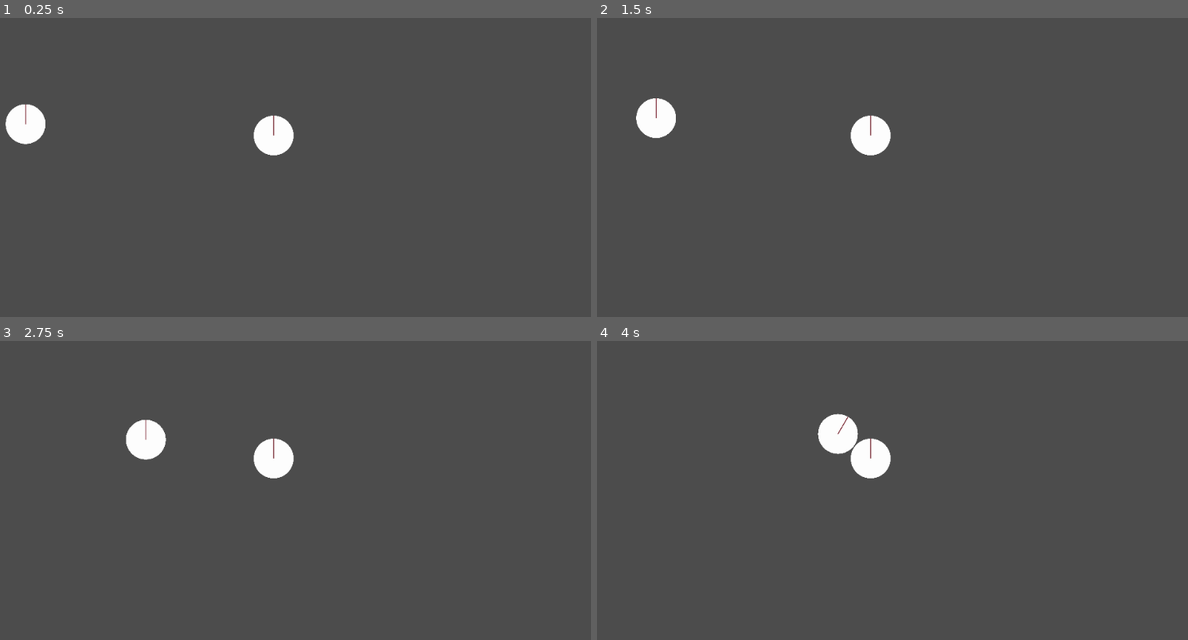
Above: before the commit, frames 1-4 (two rows, left to right).
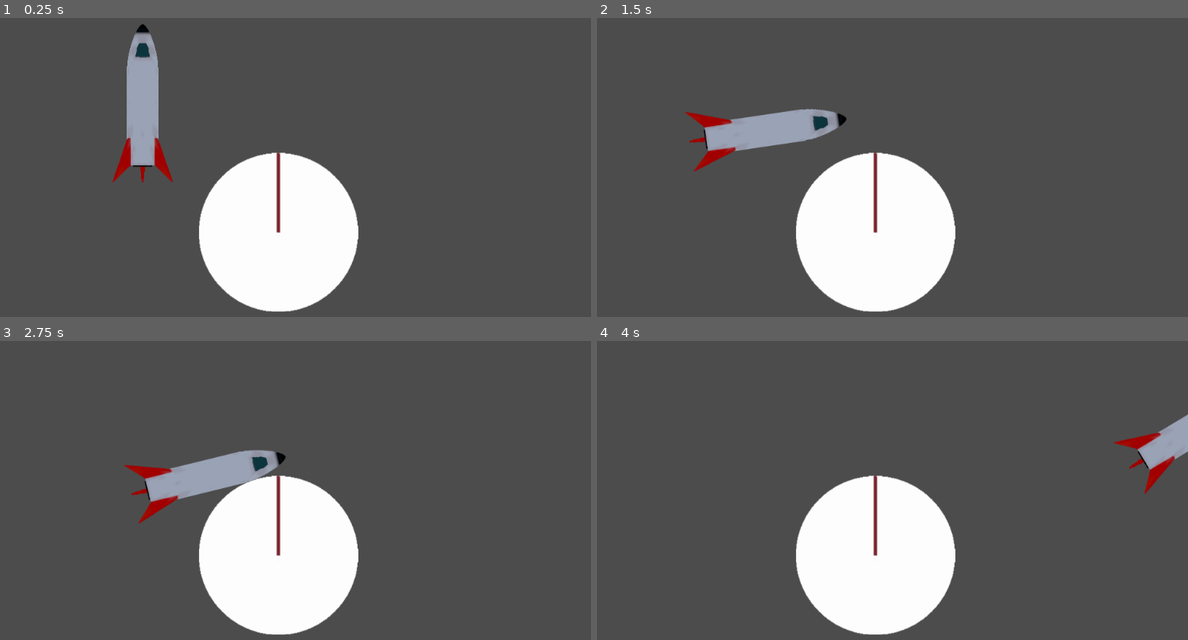
Above: after the commit, the same moments.

Repository: RunningRagdoll/gravity
Game: Godot game, scene res://Scenes/Main.tscn
The game is run twice, just before and just after one commit, with the same random seed, the same clock (stepped at 60 frames per second) and the same inputs.
Inputs:
- Up to frame 1 (0.25 s): no input
- Up to frame 2 (1.5 s): hold Right (ui_right) 0.53-1.28 s; hold Left (ui_left) from 1.28 s (still down)
- Up to frame 3 (2.75 s): release Left (ui_left) at 2.03 s; hold Right (ui_right) from 2.03 s (still down)
- Up to frame 4 (4 s): release Right (ui_right) at 2.78 s; hold Up (ui_up) 2.78-3.53 s; hold Left (ui_left) from 3.53 s (still down)

The runs differ from the first frame. In frame 1, 15% of the frame differs, in the area x 0-61%, y 1-99%; in frame 2, 15%, in the area x 6-61%, y 26-99%; in frame 3, 15%; in frame 4, 14%.

Commit message:
Added a spaceship with a controller.

Diff:
--- a/Models/CelestialBody/Celestial_Body.gd
+++ b/Models/CelestialBody/Celestial_Body.gd
@@ -1,11 +1,8 @@
-tool
 extends KinematicBody2D
 
 func _ready():
 	pass
-func _physics_process(delta):
-	if Engine.editor_hint:
-		return
+
 
 # Called every frame. 'delta' is the elapsed time since the previous frame.
 #func _process(delta):
--- a/Models/CelestialBody/Celestial_Body.tscn
+++ b/Models/CelestialBody/Celestial_Body.tscn
@@ -5,23 +5,25 @@
 [ext_resource path="res://Models/CelestialBody/Celestial_Body.gd" type="Script" id=3]
 
 [sub_resource type="CircleShape2D" id=1]
+radius = 128.102
 
 [sub_resource type="CircleShape2D" id=2]
-radius = 602.881
+radius = 2124.8
 
 [node name="Celestial Body" type="KinematicBody2D"]
 script = ExtResource( 3 )
 
 [node name="Sprite" type="Sprite" parent="."]
-scale = Vector2( 0.25, 0.25 )
 texture = ExtResource( 1 )
 
 [node name="Body" type="CollisionShape2D" parent="."]
-scale = Vector2( 3.2, 3.2 )
 shape = SubResource( 1 )
 
 [node name="Gravity Field" type="Area2D" parent="."]
+linear_damp = 0.0
+angular_damp = 0.0
 script = ExtResource( 2 )
 
 [node name="Field" type="CollisionShape2D" parent="Gravity Field"]
+modulate = Color( 1, 1, 1, 0.266667 )
 shape = SubResource( 2 )
--- /dev/null
+++ b/Player/Player.gd
@@ -0,0 +1,25 @@
+extends RigidBody2D
+
+export(int) var engine_thrust
+export(int) var jaw_thrust
+
+var thrust = Vector2()
+var rotation_direction = 0
+
+func get_input():
+	if Input.is_action_pressed("ui_up"):
+		thrust = Vector2(engine_thrust, 0)
+	else:
+		thrust = Vector2()
+	rotation_direction = 0
+	if Input.is_action_pressed("ui_right"):
+		rotation_direction += 1
+	if Input.is_action_pressed("ui_left"):
+		rotation_direction -= 1
+
+func _process(delta):
+	get_input()
+
+func _physics_process(delta):
+	set_applied_force(thrust.rotated(rotation))
+	set_applied_torque(rotation_direction * jaw_thrust)
--- /dev/null
+++ b/Player/Player.tscn
@@ -0,0 +1,29 @@
+[gd_scene load_steps=6 format=2]
+
+[ext_resource path="res://Player/Spaceship_Normal_back_leg.png" type="Texture" id=1]
+[ext_resource path="res://Player/Spaceship_Diffuse_front.png" type="Texture" id=2]
+[ext_resource path="res://Player/Player.gd" type="Script" id=3]
+[ext_resource path="res://Player/Spaceship_Normal_front.png" type="Texture" id=4]
+[ext_resource path="res://Player/Spaceship_Diffuse_back_leg.png" type="Texture" id=5]
+
+[node name="Player" type="RigidBody2D"]
+angular_damp = 6.0
+script = ExtResource( 3 )
+engine_thrust = 1000
+jaw_thrust = 50000
+
+[node name="Ship front" type="Sprite" parent="."]
+rotation = 1.5708
+z_index = 1
+texture = ExtResource( 2 )
+normal_map = ExtResource( 4 )
+
+[node name="CollisionPolygon2D" type="CollisionPolygon2D" parent="."]
+rotation = 1.5708
+polygon = PoolVector2Array( -47.6729, 126.726, -24.9022, 56.5849, -25.9722, -59.8472, -21.7314, -85.0322, -16.051, -103.876, -6.59019, -122.588, -0.168869, -127.344, 6.72812, -122.588, 16, -104, 22.2135, -84.6822, 25.5971, -60.1455, 25.7373, 56.8425, 48.0172, 127.295, 21.9629, 101.682, -21.0075, 101.795 )
+
+[node name="Ship back leg" type="Sprite" parent="."]
+rotation = 1.5708
+z_index = -1
+texture = ExtResource( 5 )
+normal_map = ExtResource( 1 )
--- a/Scenes/Main.tscn
+++ b/Scenes/Main.tscn
@@ -1,26 +1,15 @@
-[gd_scene load_steps=4 format=2]
+[gd_scene load_steps=3 format=2]
 
-[ext_resource path="res://Models/Planet_Debug_256x256.png" type="Texture" id=2]
+[ext_resource path="res://Player/Player.tscn" type="PackedScene" id=1]
 [ext_resource path="res://Models/Orbit/Orbit.tscn" type="PackedScene" id=3]
-
-[sub_resource type="CircleShape2D" id=1]
-radius = 34.0151
 
 [node name="Main" type="Node2D"]
 pause_mode = 2
 
-[node name="RigidBody2D" type="RigidBody2D" parent="."]
-position = Vector2( 114, 290 )
-can_sleep = false
-linear_velocity = Vector2( 0, -10 )
+[node name="Orbit" parent="." instance=ExtResource( 3 )]
+position = Vector2( 521.753, 462.481 )
+radius = 0.0
 
-[node name="CollisionShape2D" type="CollisionShape2D" parent="RigidBody2D"]
-shape = SubResource( 1 )
-
-[node name="Sprite" type="Sprite" parent="RigidBody2D"]
-scale = Vector2( 0.25, 0.25 )
-texture = ExtResource( 2 )
-
-[node name="Orbit" parent="." instance=ExtResource( 3 )]
-position = Vector2( 513.999, 306.106 )
-radius = 0.0
+[node name="Player" parent="." instance=ExtResource( 1 )]
+position = Vector2( 302.412, 253.302 )
+rotation = -1.5708
--- a/project.godot
+++ b/project.godot
@@ -19,6 +19,12 @@
 run/main_scene="res://Scenes/Main.tscn"
 config/icon="res://icon.png"
 
+[layer_names]
+
+2d_render/layer_1="Player"
+2d_render/layer_2="Planets"
+2d_render/layer_3="Background"
+
 [physics]
 
 common/physics_fps=120
Binary file added: Player/Spaceship_Diffuse_back_leg.png
Not shown, added: Player/Spaceship_Diffuse_back_leg.png.import
Binary file added: Player/Spaceship_Diffuse_front.png
Not shown, added: Player/Spaceship_Diffuse_front.png.import
Binary file added: Player/Spaceship_Normal_back_leg.png
Not shown, added: Player/Spaceship_Normal_back_leg.png.import
Binary file added: Player/Spaceship_Normal_front.png
Not shown, added: Player/Spaceship_Normal_front.png.import
